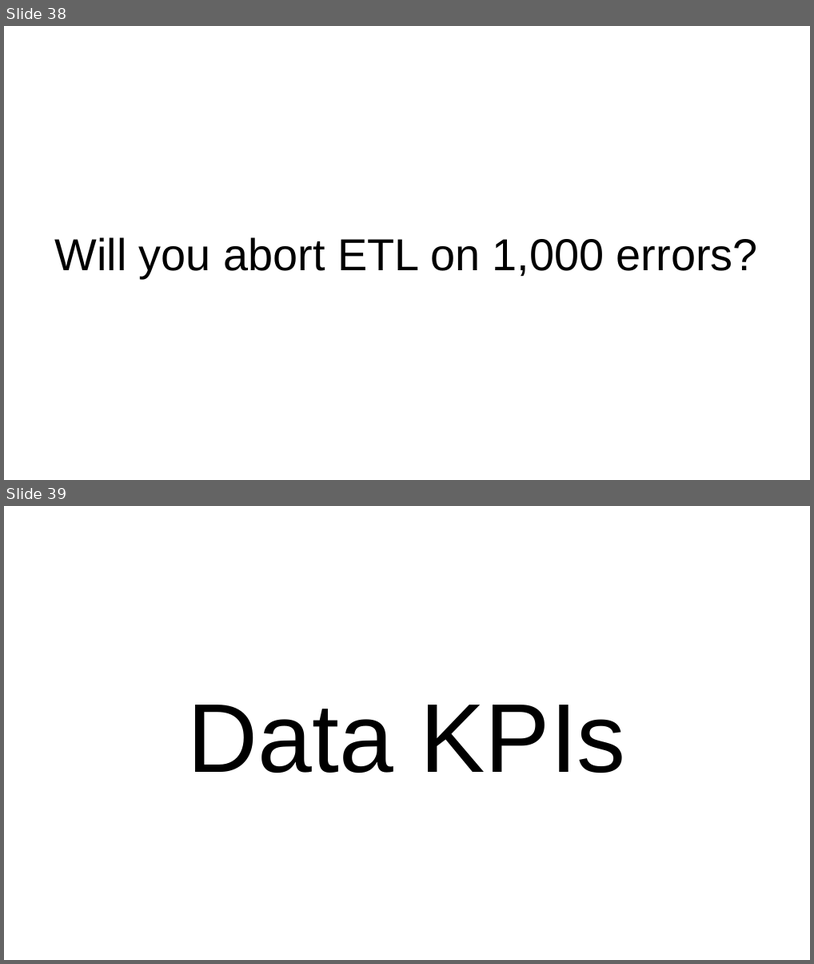
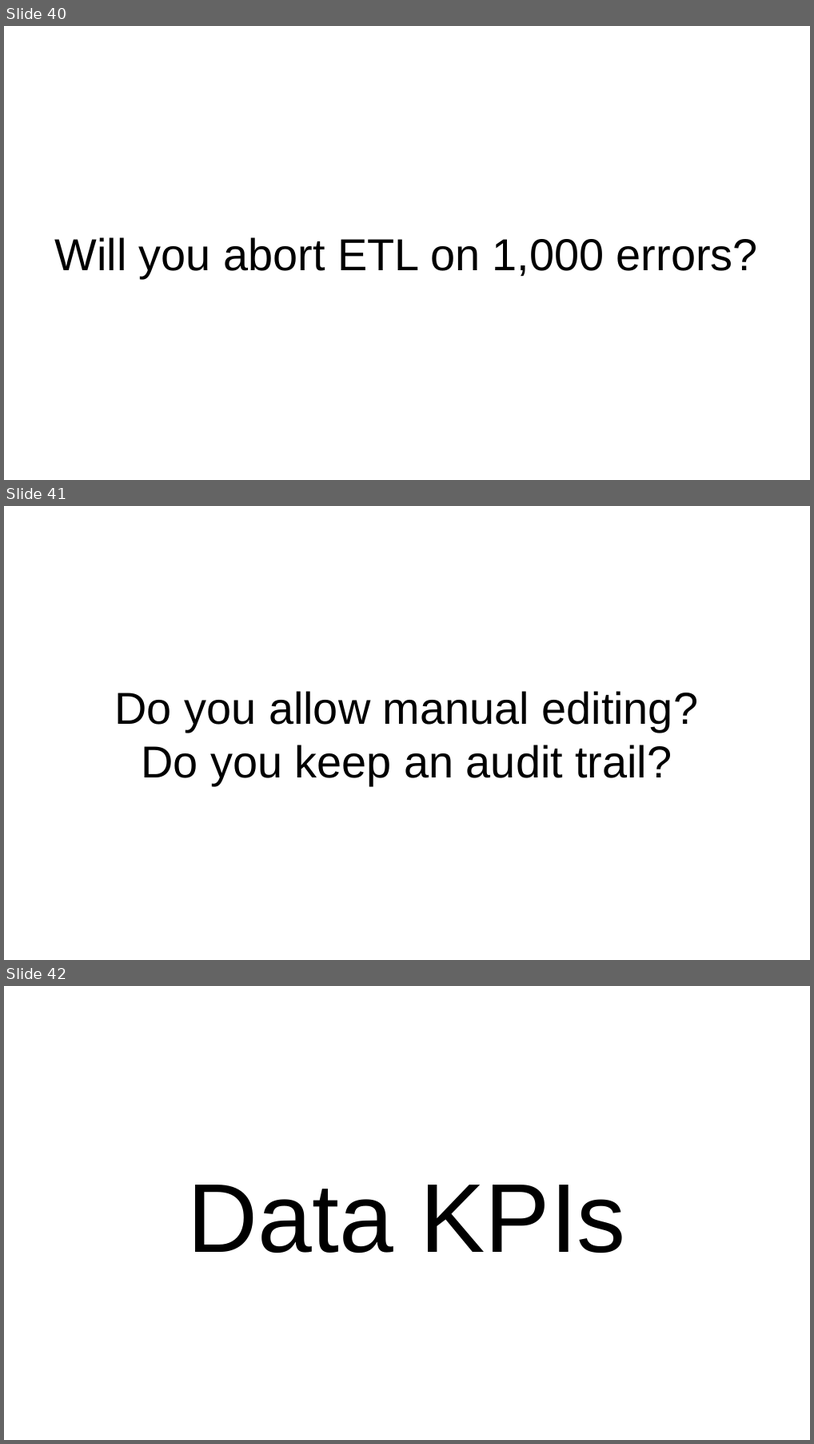
Before and after one commit to tebeka/talks, a slide deck: data-management/data-management.odp. Shown one above the other, each under a label of ours: slides 38 and 39 before the commit, slides 40, 41 and 42 after it. The pictures are 814x964 and 814x1444 pixels, drawn with LibreOffice and Linux fonts; fonts in the diff are those of the drawing. Boxes give left, top, right and bottom in pixels: in the first picture for what was removed or moved away, otherwise in the second. Text is boxed around its words. In the diff, an @@ line names an element or a change of style, - is before the commit and + after.

```diff
--- a/data-management/data-management.odp
+++ b/data-management/data-management.odp
@@ slide 41 added at [4, 506, 810, 960], background #FFFFFF @@
@@ title added at [115, 691, 698, 785], 44 pt, text #000000 @@
+Do you allow manual editing?
+Do you keep an audit trail?
@@ what was slide 38 is now slide 40 @@
@@ what was slide 39 is now slide 42 @@
```
Also in this commit, not shown: 5 slides changed, 4 other slides added, 1 slide removed.
